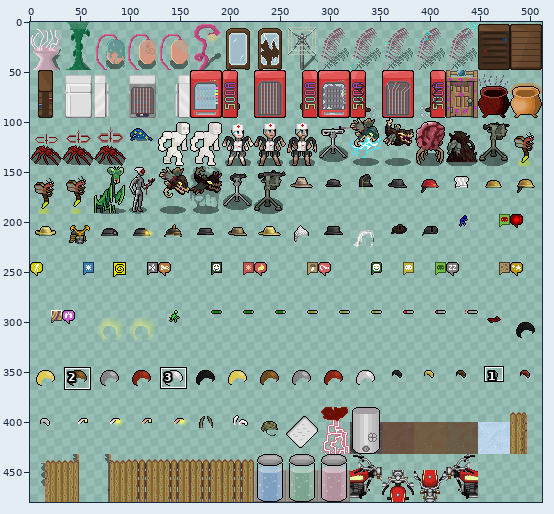
Two states of a sprite sheet, gfx/MshockXotto+/tall.png. The picture above shows the old version from afar; the outline marks the close-up.
Close-up. Before the edit:
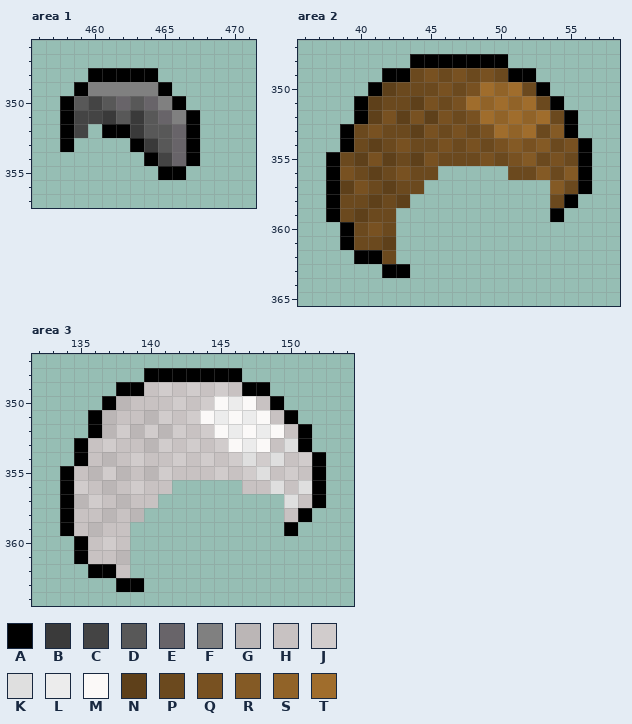
The file is 512x480 pixels. Pixels under 10% opacity are left out. Colours within 5 levels of each other are drawn and written as one. Shown: area 1: x 456..471, y 346..357; area 2: x 36..58, y 347..365; area 3: x 132..154, y 347..364. The commit also changed other parts of the picture, which this record leaves out.
Palette (. is transparent): A #000000  B #3a3a3a  C #444444  D #585858  E #686469  F #808080  G #bbb6b6  H #c8c2c2  J #d1cccc  K #dfdfdf  L #ececec  M #fbf9f8  N #5e401a  P #6b491e  Q #785121  R #845a25  S #916328  T #a06d2c
Pixels before, area 1, first column x 458:
348 ..AAAAA...
349 .AFFFFFA..
350 ADCDEDEFA.
351 ACCBDBDEFA
352 AC.AABDDEA
353 A....ABDEA
354 ......ACEA
355 .......AA.
Pixels before, area 2, first column x 38:
348 ......AAAAAAA......
349 ....AAPQPQPQPAA....
350 ...ANPPPQPQTSTPA...
351 ..ANPPNQPQTSTSTPA..
352 ..ANQNQNQPQTSTSTPA.
353 .APQPPNQPQPQTSTPRA.
354 .APNPQPPQPQPQRQRPQA
355 APNQNPNQPPPQPQRPQPA
356 AQPNPQPP.....PPRPRA
357 ANQPNPP.........RPA
358 APPNPN..........PA.
359 APNPP...........A..
360 .APQP..............
361 .APPN..............
362 ..AAP..............
363 ....AA.............
Pixels before, area 3, first column x 134:
348 ......AAAAAAA......
349 ....AAHJHJHJHAA....
350 ...AGHHHJHJMLMHA...
351 ..AGHHGJHJMLMLMHA..
352 ..AGJGJGJHJMLMLMHA.
353 .AHJHHGJHJHJMLMHKA.
354 .AHGHJHHJHJHJKJKHJA
355 AHGJGHGJHHHJHJKHJHA
356 AJHGHJHH.....HHKHKA
357 AGJHGHH.........KHA
358 AHHGHG..........HA.
359 AHGHH...........A..
360 .AHJH..............
361 .AHHG..............
362 ..AAH..............
363 ....AA.............
New version:
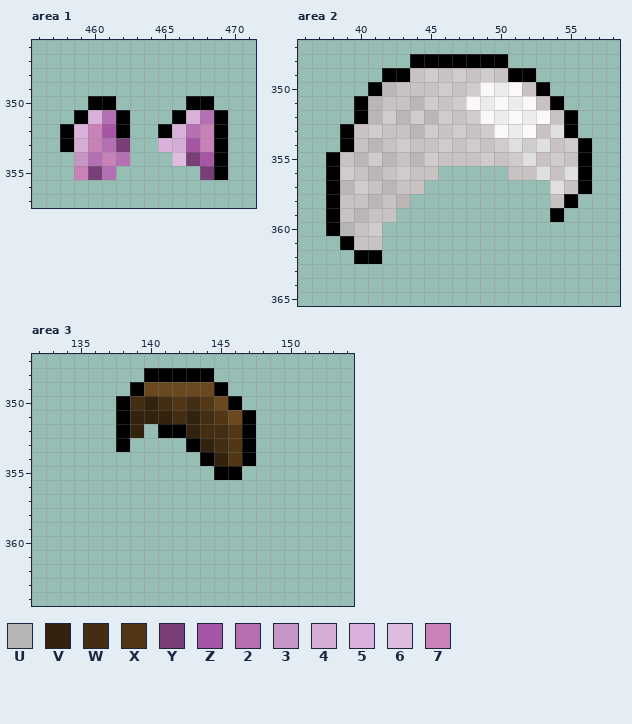
Colours new in this view: U #b5b5b5  V #32220e  W #442e13  X #513716  Y #793e78  Z #a756a6  2 #b570b4  3 #c895c7  4 #d4add4  5 #d9b1da  6 #debcdf  7 #c982b7
The edit:
Changed rows in their new state; - is an unchanged pixel.
Area 1:
first column x 458:
348 --.....-----
349 -.......----
350 ..AA.....AA-
351 .A52A...A52A
352 -57Z-..A527A
353 -472Y..54Z7A
354 -3272-..6YZA
355 -7Y2---..-YA
Area 2:
first column x 38:
349 ------HJHJHJH-----
350 ----GHHHJHJMLMH---
351 ---GHHGJHJMLMLMH--
352 ---GJGJGJHJMLMLMH-
353 --HJHHGJHJHJMLMHK-
354 --HGHJHHJHJHJKJKHJ
355 -HGJGHGJHHHJHJKHJH
356 -JHGHJHH-----HHKHK
357 -GJHGHH---------KH
358 -HHGHG----------H-
359 -HGHH-------------
360 AUHJ.-------------
361 --HH.-------------
362 ----.-------------
363 ----..------------
Area 3:
first column x 134:
348 -----------..------
349 ----.-PPPPPA...----
350 ---.AWVWXWXPA...---
351 --..AVVVWVWXPA...--
352 --..AV.AAVWWXA....-
353 -...A....AVWXA....-
354 -.........AVXA.....
355 ...........AA......
356 ........-----......
357 .......---------...
358 ......----------..-
359 .....-----------.--
360 -....--------------
361 -....--------------
362 --...--------------
363 ----..-------------
